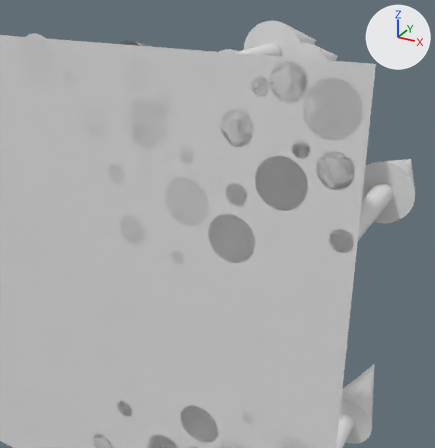
The COLLADA model Editor/assets/models/block/forest01.dae: old version first, new version second.
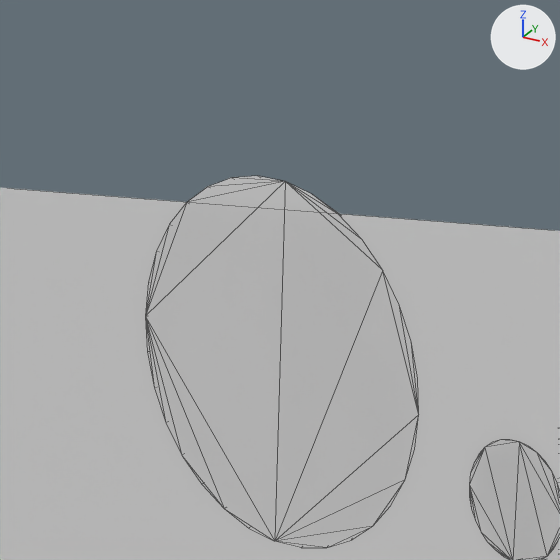
Old and new are each drawn from a 50 mm camera at (39.14, -27.76, 22.31) aimed at (22.42, 2.65, 7.1) and again close up on the part from 0% to 18% of the width and 2% to 19% of the height. Lighting does not change. The marker at upper right points along +X, +Y and +Z. The close-ups show mesh edges as thin lines. Materials are left out; every surface is plain grey.

Script lines for the objects in view, before the commit:
```python
me_cone_002 = bpy.data.meshes.new('Cone.002')
me_cone_002.from_pydata(...)  # a 32-sided cone pointing to +y spanning x 9.92..12.92, y 0.0..2.6, z 15.25..18.25
me_cone_003 = bpy.data.meshes.new('Cone.003')
me_cone_003.from_pydata(...)  # 97 vertices, 190 faces; spans x 12.34..15.34, y 0.0..12.0, z 14.34..17.34
me_plane_001 = bpy.data.meshes.new('Plane.001')
me_plane_001.from_pydata([(-32.0, 0.0, 18.0), (-32.0, 0.0, -18.0), (32.0, 0.0, 18.0), (32.0, 0.0, -18.0)], [], [(0, 3, 1), (0, 2, 3)])
me_plane_001.materials.append(mat_scale)
ob_cone_021 = bpy.data.objects.new('Cone.021', me_cone_003)
ob_cone_021.location = (0.0, 0.0, 0.0)
ob_cone_022 = bpy.data.objects.new('Cone.022', me_cone_002)
ob_cone_022.location = (0.0, 0.0, 0.0)
ob_plane_001 = bpy.data.objects.new('Plane.001', me_plane_001)
ob_plane_001.location = (0.0, 0.0, 0.0)
```
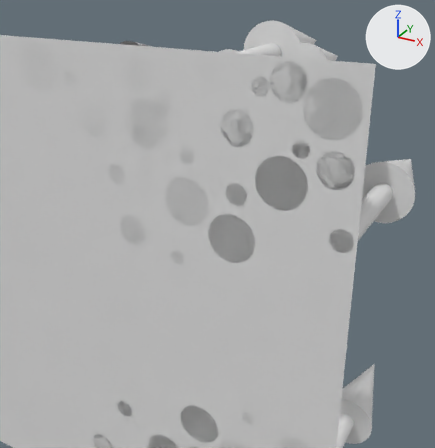
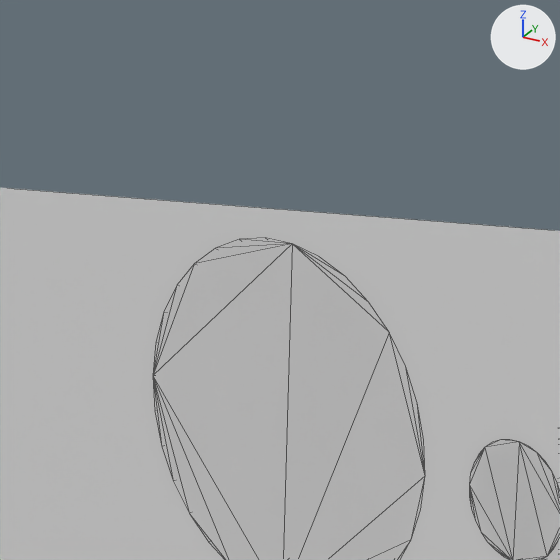
Pixel boxes [x1, y1, x2, y2] of what changed, in the close-ups (560 x 560 px):
'Cone.022', mesh moved
    before: [145, 176, 418, 548]
    after: [153, 238, 425, 560]

What changed in the scene script:
```text
Change me_cone_002:
    where me_cone_002.from_pydata(...)  # 33 vertices, 62 faces; spans x 9.92..12.92, y 0.0..2.6, z 15.25..18.25
    used by ob_cone_022; location = (0.0, 0.0, 0.0)
    me_cone_002 part 1: the whole mesh is moved by (0.0, 0.0, -0.49)
```
